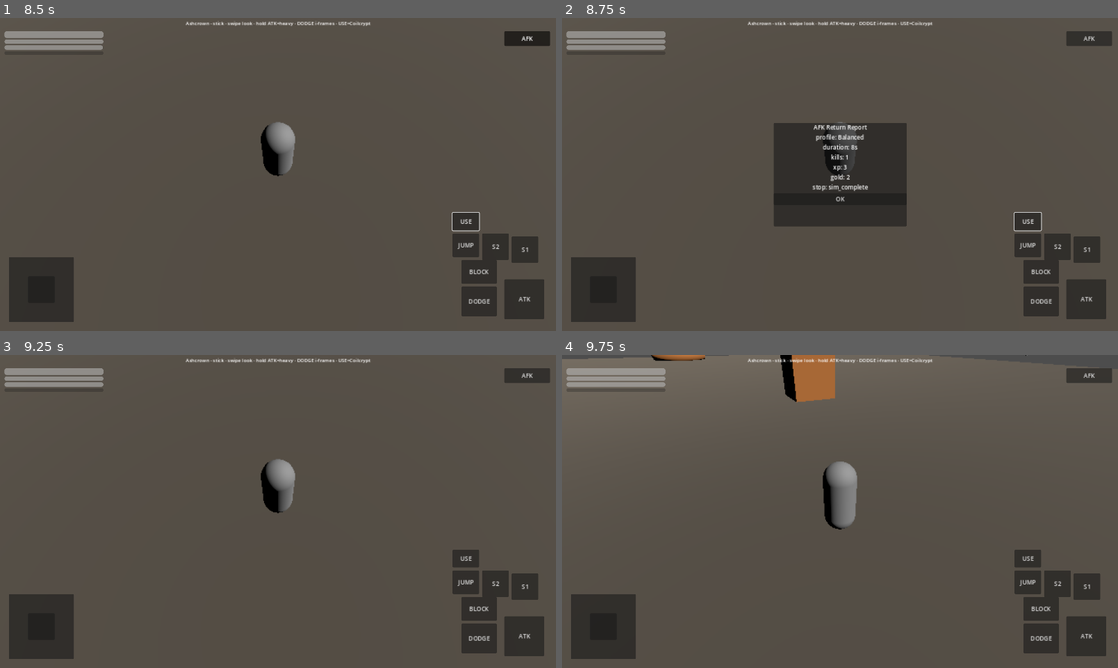
Above: before the commit, frames 1-4 (two rows, left to right).
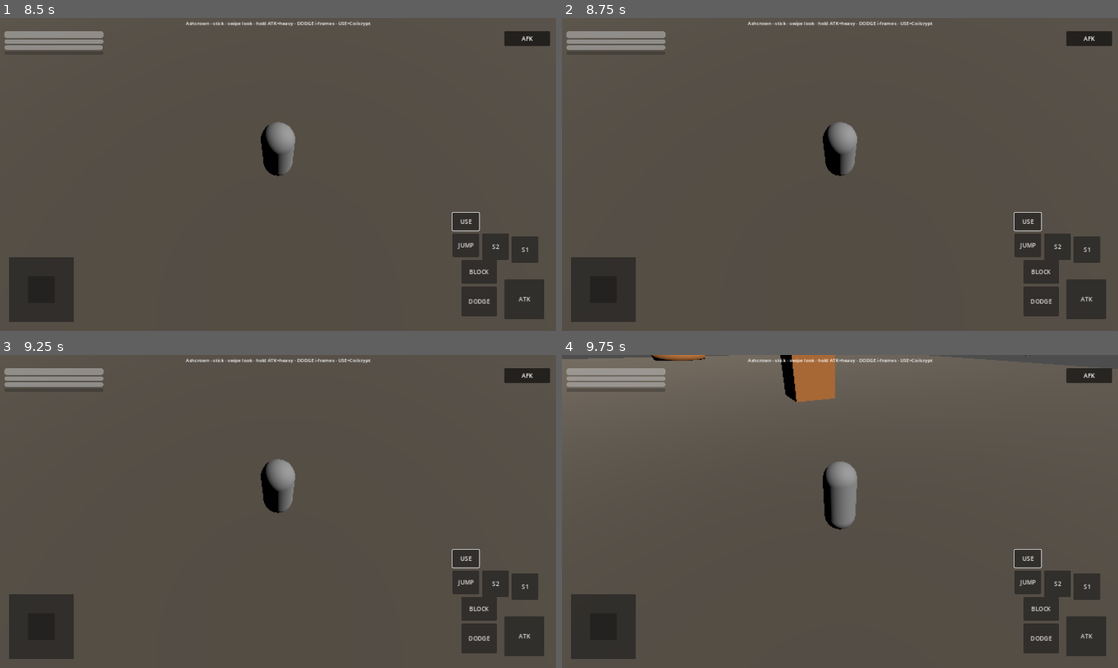
Above: after the commit, the same moments.

Repository: Diddy674176/ashcrown
Game: Godot game, scene res://Main/Main.tscn
Two runs of this game, one before a commit and one after it. Both use one fixed random seed, a clock stepped at 60 frames per second and the inputs below.
Inputs (mouse positions are in pixels of both pictures, inside the frame that each line leads up to):
- Up to frame 1 (8.5 s): click "AFK" at 0.5 s; click "ATK" at 1.25 s; click "DODGE" at 2 s; click "BLOCK" at 2.75 s; click "S1" at 3.5 s; click "S2" at 4.25 s; click "JUMP" at 5 s; click "USE" at 5.75 s; move the mouse to (400, 158) at 6.52 s; hold D (move_right) 6.53-7.25 s; hold Shift (sprint) 6.53-7.25 s; click (400, 158) at 6.67 s; tap Space (jump) at 6.77 s; drag from (166, 190) to (250, 237) at 7.27 s; move the mouse to (333, 105) at 8.02 s; hold D (move_right) from 8.03 s (still down); hold Shift (sprint) from 8.03 s (still down)
- Up to frame 2 (8.75 s): keep holding D (move_right); keep holding Shift (sprint)
- Up to frame 3 (9.25 s): release D (move_right) at 8.75 s; release Shift (sprint) at 8.75 s; click (278, 536) at 8.75 s, where only the run before the commit has a clickable "OK"
- Up to frame 4 (9.75 s): tap Enter at 9.5 s; drag from (812, 574) to (673, 464) at 9.52 s

Frame 1 is identical in both runs. In frame 2, 7.5% of the frame differs, in the area x 38-96%, y 6-67%; in frame 3, less than 0.1%; in frame 4, less than 0.1%.

Commit message:
feat(fp 0.2.0 P0): AFK report voice + EXP/Gold/Explore/Balanced profiles

Diff:
--- a/AFK/AfkManager.gd
+++ b/AFK/AfkManager.gd
@@ -1,17 +1,38 @@
 extends Node
-## Minimal AFK - one toggled profile; after N seconds sim, truthful stub return report.
+## AFK agent — AFK_AGENT.md MVP profiles + AFK_REPORT_VOICE.md copy bind.
 
 const MVP_PROFILES := ["EXP", "Gold", "Explore", "Balanced"]
-const SIM_INTERVAL_SEC := 8.0  # N seconds until first report tick feels playable
+
+const STOP_STRINGS := {
+	"player_cancel": "You called me back.",
+	"death": "I fell. Report sealed.",
+	"inventory_full": "Pack at limit — no vendor path.",
+	"level_gap": "Threat above charter — held position.",
+	"manual_quest": "Choice needed — waiting on you.",
+	"afk_blocked": "Coil Warden stays a waking fight.",
+	"time_cap": "Session cap reached — fair rest.",
+	"thermal": "Heat warning — switched to offline sim.",
+	"retreat_unresolved": "Could not recover — stopped per rules.",
+	"complete_ok": "Watch ended clean.",
+	"sim_complete": "Watch ended clean.",
+}
+
+const SIM_INTERVAL_SEC := 10.0
+const EMBER_CAMP_RADIUS := 8.0
+const EMBER_CAMP_POS := Vector3(14, 0, 6)
 
 var active_profile: String = "Balanced"
 var running: bool = false
 var last_report: Dictionary = {}
+var mode: String = "foreground"
 var _started_unix: float = 0.0
 var _timer: Timer
 var _acc_kills: int = 0
 var _acc_xp: int = 0
 var _acc_gold: int = 0
+var _acc_items: Array = []
+var _acc_retreats: int = 0
+var _caps_hit: Array = []
 
 func _ready() -> void:
 	_timer = Timer.new()
@@ -19,17 +40,50 @@
 	_timer.wait_time = SIM_INTERVAL_SEC
 	_timer.timeout.connect(_on_sim_tick)
 	add_child(_timer)
-
-func start_afk(profile: String = "Balanced") -> void:
+	call_deferred("_check_offline_resume")
+
+func profiles() -> Array:
+	return MVP_PROFILES.duplicate()
+
+func set_profile(profile: String) -> void:
 	active_profile = profile if profile in MVP_PROFILES else "Balanced"
+	if EventBus:
+		EventBus.hud_toast.emit("Watch profile: %s" % active_profile)
+
+func cycle_profile() -> String:
+	var i := MVP_PROFILES.find(active_profile)
+	i = (i + 1) % MVP_PROFILES.size()
+	set_profile(MVP_PROFILES[i])
+	return active_profile
+
+func start_afk(profile: String = "") -> void:
+	if profile != "":
+		set_profile(profile)
+	if _is_afk_blocked():
+		if EventBus:
+			EventBus.hud_toast.emit(STOP_STRINGS["afk_blocked"])
+		last_report = _build_report(0, "afk_blocked")
+		if EventBus:
+			EventBus.afk_stopped.emit(last_report)
+		return
 	running = true
+	mode = "foreground"
 	_started_unix = Time.get_unix_time_from_system()
 	_acc_kills = 0
 	_acc_xp = 0
 	_acc_gold = 0
+	_acc_items.clear()
+	_acc_retreats = 0
+	_caps_hit.clear()
 	_timer.start(SIM_INTERVAL_SEC)
+	if SaveManager:
+		SaveManager.data["afk_running"] = true
+		SaveManager.data["afk_profile"] = active_profile
+		SaveManager.data["afk_started_unix"] = _started_unix
+		SaveManager.save()
 	if EventBus:
 		EventBus.afk_started.emit()
+		EventBus.hud_toast.emit("Agent watching — %s" % active_profile)
 
 func stop_afk(reason: String = "player_cancel") -> Dictionary:
 	_timer.stop()
@@ -37,50 +91,59 @@
 	var dur := int(Time.get_unix_time_from_system() - _started_unix)
 	if _acc_kills == 0 and dur > 0:
 		_simulate_for_seconds(dur)
-	last_report = {
-		"duration_sec": maxi(dur, 0),
-		"kills": _acc_kills,
-		"xp_gained": _acc_xp,
-		"gold_gained": _acc_gold,
-		"stop_reason": reason,
-		"mode": "foreground",
-		"profile": active_profile,
-		"caps_hit": [],
-	}
+	last_report = _build_report(maxi(dur, 0), reason)
 	_grant_to_player()
+	if SaveManager:
+		SaveManager.data["afk_running"] = false
+		SaveManager.data["last_afk_report"] = last_report.duplicate(true)
+		SaveManager.save()
 	if EventBus:
 		EventBus.afk_stopped.emit(last_report)
 	return last_report
 
+func _is_afk_blocked() -> bool:
+	if SaveManager and SaveManager.get_scene_id() == "coilcrypt":
+		return true
+	var bosses := get_tree().get_nodes_in_group("boss")
+	return bosses.size() > 0
+
 func _on_sim_tick() -> void:
 	if not running:
 		return
 	var dur := int(Time.get_unix_time_from_system() - _started_unix)
 	_simulate_for_seconds(maxi(dur, int(SIM_INTERVAL_SEC)))
-	stop_afk("sim_complete")
+	stop_afk("complete_ok")
 
 func _simulate_for_seconds(sec: int) -> void:
-	var kills_pm := 2.0
-	var xp_pm := 18.0
-	var gold_pm := 8.0
+	var t := maxf(sec / 60.0, 0.05)
+	var kills_pm := 2.5
+	var xp_pm := 20.0
+	var gold_pm := 10.0
+	var item_chance := 0.35
 	match active_profile:
 		"EXP":
-			kills_pm = 3.0
-			xp_pm = 32.0
-			gold_pm = 4.0
+			kills_pm = 3.2
+			xp_pm = 34.0
+			gold_pm = 5.0
+			item_chance = 0.25
 		"Gold":
-			kills_pm = 2.0
-			xp_pm = 10.0
-			gold_pm = 22.0
+			kills_pm = 2.2
+			xp_pm = 12.0
+			gold_pm = 24.0
+			item_chance = 0.4
 		"Explore":
-			kills_pm = 1.0
-			xp_pm = 12.0
-			gold_pm = 6.0
+			kills_pm = 1.2
+			xp_pm = 14.0
+			gold_pm = 7.0
+			item_chance = 0.3
 		_:
 			kills_pm = 2.5
-			xp_pm = 20.0
-			gold_pm = 10.0
-	var t := maxf(sec / 60.0, 0.05)
+			xp_pm = 22.0
+			gold_pm = 12.0
+			item_chance = 0.35
+	if _near_ember_camp():
+		kills_pm *= 1.15
+		xp_pm *= 1.1
 	_acc_kills = int(round(kills_pm * t))
 	_acc_xp = int(round(xp_pm * t))
 	_acc_gold = int(round(gold_pm * t))
@@ -88,6 +151,91 @@
 		_acc_kills = maxi(_acc_kills, 1)
 		_acc_xp = maxi(_acc_xp, 3)
 		_acc_gold = maxi(_acc_gold, 2)
+	if sec > 120 * 60:
+		_caps_hit.append("soft_diminishing_120m")
+		_acc_xp = int(_acc_xp * 0.7)
+		_acc_gold = int(_acc_gold * 0.7)
+	_acc_items.clear()
+	if sec >= 5 and randf() < item_chance + t * 0.1:
+		_acc_items.append({"id": "vein_mite_carapace", "name": "Vein-mite Carapace", "qty": maxi(1, int(t * 2)), "rarity": "common"})
+	if sec >= 8 and active_profile == "Explore" and randf() < 0.4:
+		_acc_items.append({"id": "ember_fiber", "name": "Ember Fiber", "qty": 1, "rarity": "uncommon"})
+	if sec >= 10 and randf() < 0.12:
+		_acc_items.append({"id": "wake_ore", "name": "Wake Ore", "qty": 1, "rarity": "uncommon"})
+	if t >= 0.3 and randf() < 0.25:
+		_acc_retreats = 1
+
+func _near_ember_camp() -> bool:
+	var nodes := get_tree().get_nodes_in_group("player")
+	if nodes.is_empty():
+		return false
+	var p: Node3D = nodes[0] as Node3D
+	if p == null:
+		return false
+	return p.global_position.distance_to(EMBER_CAMP_POS) <= EMBER_CAMP_RADIUS + 4.0
+
+func _build_report(dur: int, reason: String) -> Dictionary:
+	var stop_key := reason
+	if not STOP_STRINGS.has(stop_key):
+		stop_key = "complete_ok"
+	return {
+		"duration_sec": dur,
+		"duration_human": _human_duration(dur),
+		"kills": _acc_kills,
+		"xp_gained": _acc_xp,
+		"gold_gained": _acc_gold,
+		"items_looted": _acc_items.duplicate(true),
+		"retreats": _acc_retreats,
+		"deaths": 0,
+		"stop_reason": stop_key,
+		"stop_reason_text": STOP_STRINGS[stop_key],
+		"mode": mode,
+		"profile": active_profile,
+		"caps_hit": _caps_hit.duplicate(),
+		"region": "Emberveil Reach",
+		"companion_summary": "",
+	}
+
+func _human_duration(sec: int) -> String:
+	if sec < 60:
+		return "%d seconds" % sec
+	var m := sec / 60
+	var s := sec % 60
+	if m < 60:
+		return "%d minutes" % m if s < 15 else "%d min %ds" % [m, s]
+	return "%dh %dm" % [m / 60, m % 60]
+
+func format_report_text(report: Dictionary = {}) -> String:
+	if report.is_empty():
+		report = last_report
+	if report.is_empty():
+		return "No return yet — set a profile and rest the watch."
+	var lines: PackedStringArray = []
+	lines.append("AFK complete — %s · %s" % [report.get("profile", "?"), report.get("mode", "foreground")])
+	lines.append("%s · %s" % [report.get("duration_human", "?"), report.get("region", "Emberveil Reach")])
+	lines.append("")
+	lines.append("Engagements closed: %s" % report.get("kills", 0))
+	lines.append("Ash-light gained: %s XP" % report.get("xp_gained", 0))
+	lines.append("Ledger: +%s gold" % report.get("gold_gained", 0))
+	var items: Array = report.get("items_looted", [])
+	for it in items:
+		var rarity := str(it.get("rarity", "common"))
+		var nm := str(it.get("name", it.get("id", "item")))
+		var qty := int(it.get("qty", 1))
+		if rarity == "rare" or rarity == "uncommon":
+			lines.append("Kept: %s · %s ×%d" % [nm, rarity, qty])
+		else:
+			lines.append("Salvage: %s ×%d" % [nm, qty])
+	var retreats := int(report.get("retreats", 0))
+	if retreats > 0:
+		lines.append("Fell back %d× — rules held" % retreats)
+	for cap in report.get("caps_hit", []):
+		lines.append("Cap applied: %s" % str(cap))
+	var companion := str(report.get("companion_summary", ""))
+	if companion != "":
+		lines.append("Rook: %s" % companion)
+	lines.append(str(report.get("stop_reason_text", STOP_STRINGS.get(str(report.get("stop_reason", "complete_ok")), "Watch ended clean."))))
+	return "\n".join(lines)
 
 func _grant_to_player() -> void:
 	var nodes := get_tree().get_nodes_in_group("player")
@@ -98,3 +246,42 @@
 		p.xp += _acc_xp
 	if "gold" in p:
 		p.gold += _acc_gold
+	if p.has_method("add_item"):
+		for it in _acc_items:
+			for _i in range(int(it.get("qty", 1))):
+				p.add_item(str(it.get("id", "")))
+	elif "inventory" in p:
+		for it in _acc_items:
+			for _i in range(int(it.get("qty", 1))):
+				p.inventory.append(str(it.get("id", "")))
+
+func _check_offline_resume() -> void:
+	if SaveManager == null:
+		return
+	if not bool(SaveManager.data.get("afk_running", false)):
+		return
+	var started := float(SaveManager.data.get("afk_started_unix", 0.0))
+	if started <= 0.0:
+		return
+	var elapsed := int(Time.get_unix_time_from_system() - started)
+	if elapsed < 3:
+		return
+	active_profile = str(SaveManager.data.get("afk_profile", "Balanced"))
+	mode = "offline"
+	_started_unix = started
+	_simulate_for_seconds(mini(elapsed, 4 * 3600))
+	running = false
+	SaveManager.data["afk_running"] = false
+	last_report = _build_report(mini(elapsed, 4 * 3600), "complete_ok")
+	_grant_to_player()
+	SaveManager.data["last_afk_report"] = last_report.duplicate(true)
+	SaveManager.save()
+	await get_tree().create_timer(0.6).timeout
+	if EventBus:
+		EventBus.afk_stopped.emit(last_report)
+		EventBus.hud_toast.emit("Offline watch returned")
+
+func notification_paused() -> void:
+	if running:
+		_timer.stop()
+		mode = "offline"
